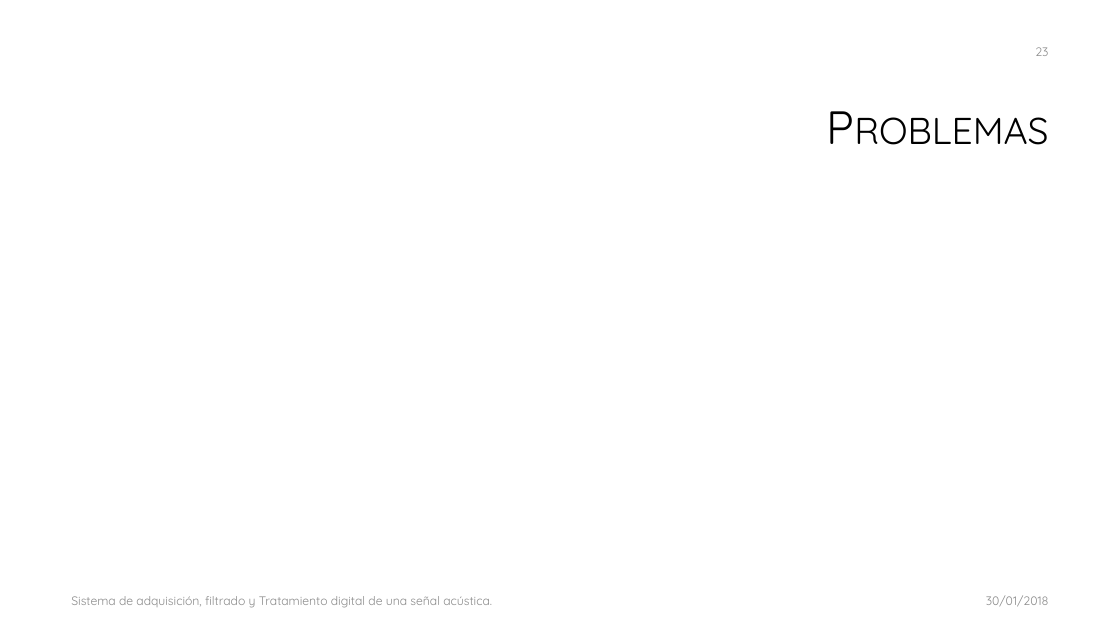
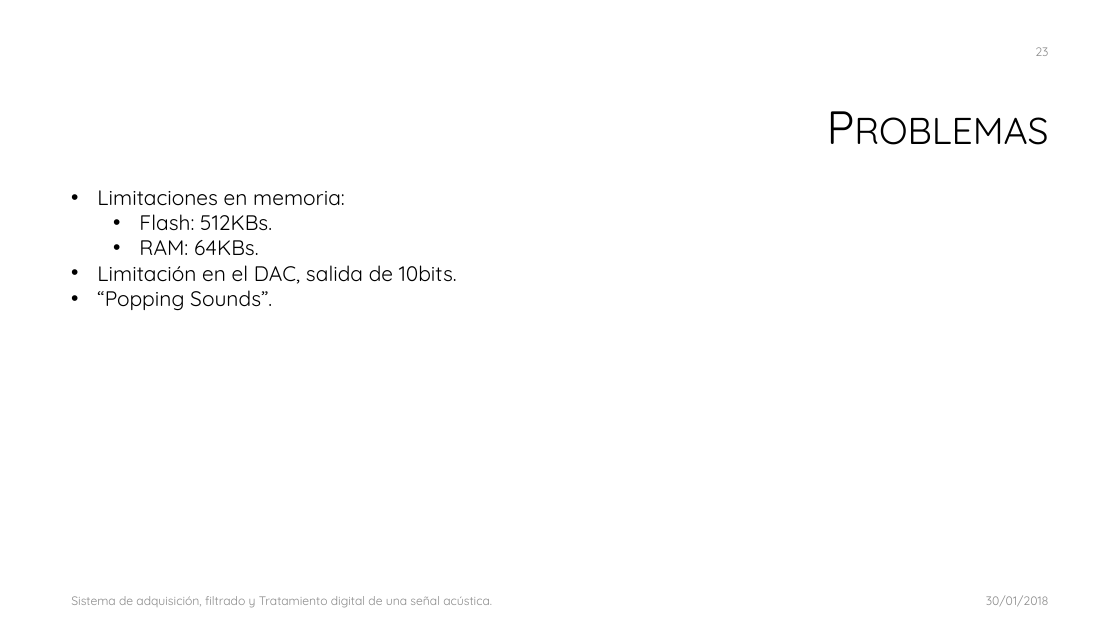
Before and after one commit to galledohm/Prueba1, a slide deck: slide 23 of Subsis/Presentación/Sistema de adquisición, filtrado y Tratamiento digital.pptx. Drawn at 1120x630 pixels with LibreOffice and Linux fonts; fonts in the diff are those of the drawing; background and template pictures are left out. Boxes give left, top, right and bottom in pixels: in the first picture for what was removed or moved away, otherwise in the second. Text is boxed around its words. In the diff, an @@ line names an element or a change of style, - is before the commit and + after.

Commit message:
SUBSIS: Adición de la diapositiva de problemas.

```diff
--- a/Subsis/Presentación/Sistema de adquisición, filtrado y Tratamiento digital.pptx
+++ b/Subsis/Presentación/Sistema de adquisición, filtrado y Tratamiento digital.pptx
@@ text added at [97,190,457,311], 18 pt, text #000000 @@
+• Limitaciones en memoria:
+  • Flash: 512KBs.
+  • RAM: 64KBs.
+• Limitación en el DAC, salida de 10bits.
+• “Popping Sounds”.
```
